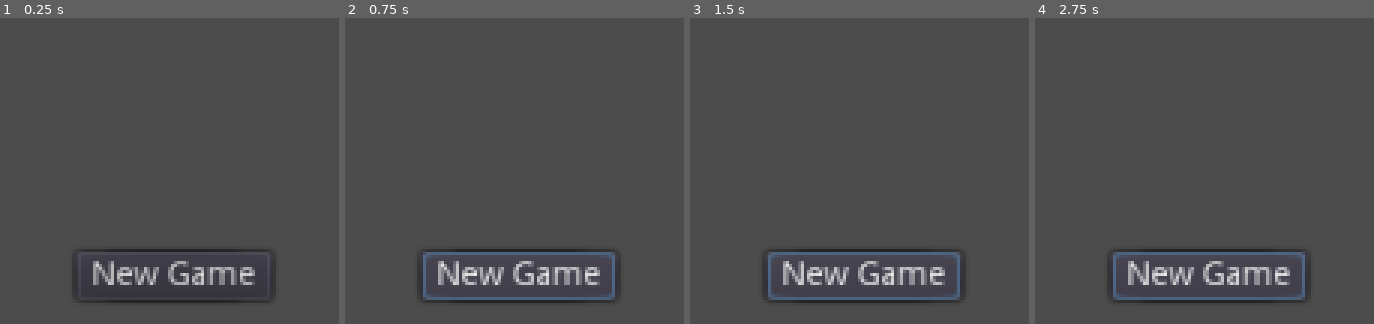
Above: before the commit, frames 1-4 (left to right).
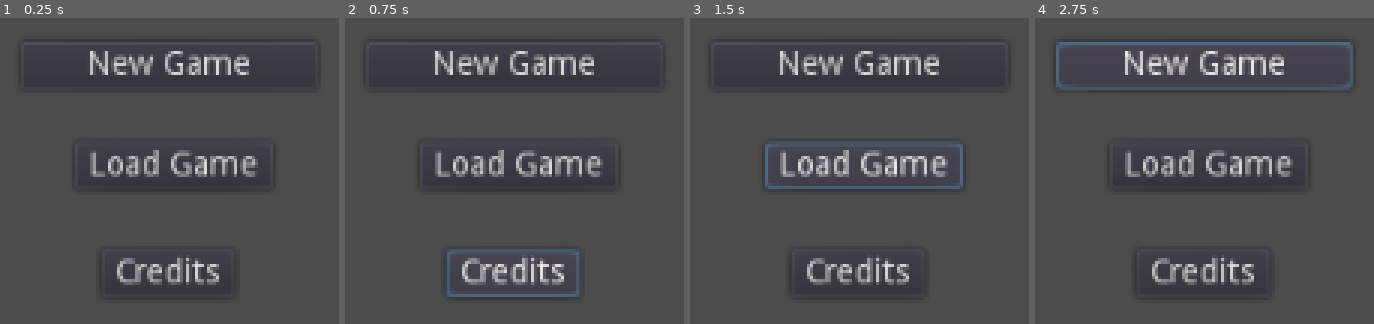
Above: after the commit, the same moments.

Repository: DarkVanityOfLight/Project75
Game: Godot game, scene res://Scenes/Menues/Main Menue/MainMenue.tscn
The game is run twice, just before and just after one commit, with the same random seed, the same clock (stepped at 60 frames per second) and the same inputs. The project has no main scene, so this scene is started directly.
Inputs:
- Up to frame 1 (0.25 s): no input
- Up to frame 2 (0.75 s): click "Credits" at 0.5 s
- Up to frame 3 (1.5 s): click "Load Game" at 1.25 s
- Up to frame 4 (2.75 s): click "New Game" at 2 s

The runs differ from the first frame. In frame 1, 7.6% of the frame differs, in the area x 22-81%, y 10-94%; in frame 2, 9.4%; in frame 3, 9.6%; in frame 4, 11%, in the area x 6-94%, y 7-94%.

Commit message:
fix: center buttons

Diff:
--- a/Scenes/Menues/Main Menue/MainMenue.tscn
+++ b/Scenes/Menues/Main Menue/MainMenue.tscn
@@ -7,50 +7,55 @@
 [node name="Control" type="Control"]
 anchor_right = 1.0
 anchor_bottom = 1.0
-margin_bottom = 0.00012207
+margin_left = -2.23235
+margin_top = -0.608612
+margin_right = -2.23236
+margin_bottom = -0.608521
 __meta__ = {
 "_edit_use_anchors_": false
 }
 
-[node name="CenterContainer" type="CenterContainer" parent="."]
+[node name="NewGameBtn" type="Button" parent="."]
+anchor_left = 0.5
+anchor_top = 0.351
+anchor_right = 0.5
+anchor_bottom = 0.351
+margin_left = -63.4886
+margin_top = -9.7235
+margin_right = 62.5434
+margin_bottom = 10.2765
+text = "New Game"
+script = ExtResource( 3 )
+__meta__ = {
+"_edit_use_anchors_": false
+}
+
+[node name="CreditsBtn" type="Button" parent="."]
 anchor_left = 0.5
 anchor_top = 0.5
 anchor_right = 0.5
 anchor_bottom = 0.5
-use_top_left = true
-__meta__ = {
-"_edit_use_anchors_": false
-}
-
-[node name="CreditsBtn" type="Button" parent="CenterContainer"]
-margin_left = -29.0
-margin_top = -10.0
-margin_right = 28.0
-margin_bottom = 10.0
+margin_left = -28.8777
+margin_top = -10.1973
+margin_right = 28.1223
+margin_bottom = 9.8027
 text = "Credits"
 script = ExtResource( 1 )
 __meta__ = {
 "_edit_use_anchors_": false
 }
 
-[node name="LoadGameBtn" type="Button" parent="CenterContainer"]
-margin_left = -42.0
-margin_top = -10.0
-margin_right = 42.0
-margin_bottom = 10.0
+[node name="LoadGameBtn" type="Button" parent="."]
+anchor_left = 0.5
+anchor_top = 0.424
+anchor_right = 0.5
+anchor_bottom = 0.424
+margin_left = -40.1815
+margin_top = -10.2199
+margin_right = 41.7704
+margin_bottom = 9.78008
 text = "Load Game"
 script = ExtResource( 2 )
 __meta__ = {
 "_edit_use_anchors_": false
 }
-
-[node name="NewGameBtn" type="Button" parent="CenterContainer"]
-margin_left = -41.0
-margin_top = -10.0
-margin_right = 41.0
-margin_bottom = 10.0
-text = "New Game"
-script = ExtResource( 3 )
-__meta__ = {
-"_edit_use_anchors_": false
-}
--- a/project.godot
+++ b/project.godot
@@ -18,6 +18,29 @@
 config/name="Project75"
 config/icon="res://icon.png"
 
+[input]
+
+walk_up={
+"deadzone": 0.5,
+"events": [ Object(InputEventKey,"resource_local_to_scene":false,"resource_name":"","device":0,"alt":false,"shift":false,"control":false,"meta":false,"command":false,"pressed":false,"scancode":87,"unicode":0,"echo":false,"script":null)
+ ]
+}
+walk_down={
+"deadzone": 0.5,
+"events": [ Object(InputEventKey,"resource_local_to_scene":false,"resource_name":"","device":0,"alt":false,"shift":false,"control":false,"meta":false,"command":false,"pressed":false,"scancode":83,"unicode":0,"echo":false,"script":null)
+ ]
+}
+walk_left={
+"deadzone": 0.5,
+"events": [ Object(InputEventKey,"resource_local_to_scene":false,"resource_name":"","device":0,"alt":false,"shift":false,"control":false,"meta":false,"command":false,"pressed":false,"scancode":65,"unicode":0,"echo":false,"script":null)
+ ]
+}
+walk_right={
+"deadzone": 0.5,
+"events": [ Object(InputEventKey,"resource_local_to_scene":false,"resource_name":"","device":0,"alt":false,"shift":false,"control":false,"meta":false,"command":false,"pressed":false,"scancode":68,"unicode":0,"echo":false,"script":null)
+ ]
+}
+
 [rendering]
 
 environment/default_environment="res://default_env.tres"
